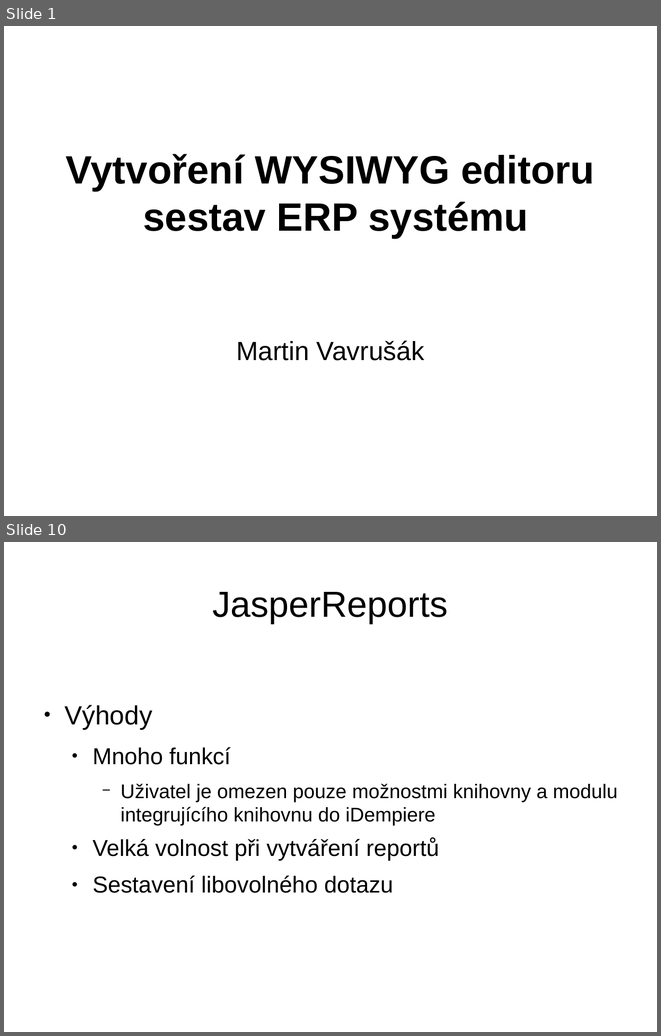
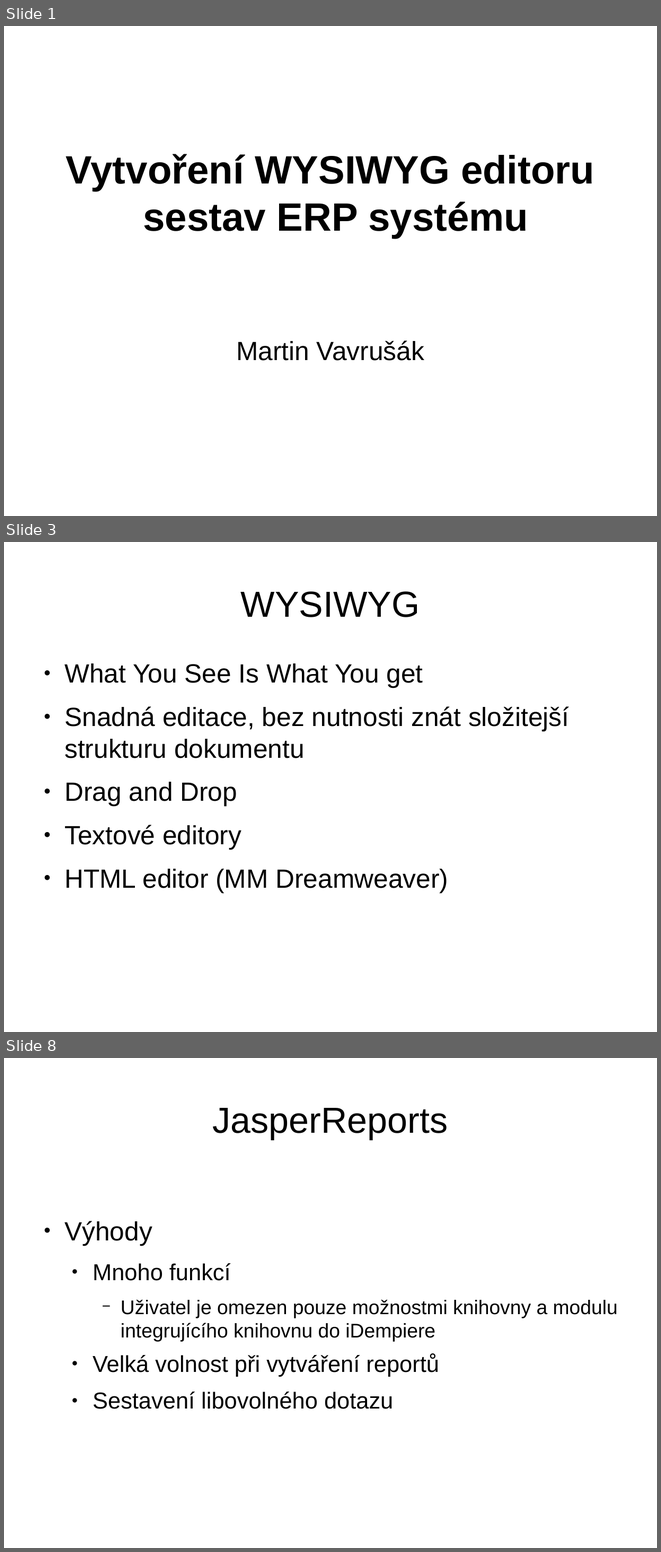
Before and after one commit to martin-vavrusak/mgr_statnice, a slide deck: !prezentace/vavrusak_WYSIVYG.odp. Shown one above the other, each under a label of ours: slides 1 and 10 before the commit, slides 1, 3 and 8 after it; the slides between them are not shown. The pictures are 661x1036 and 661x1552 pixels, drawn with LibreOffice and Linux fonts; fonts in the diff are those of the drawing. Boxes give left, top, right and bottom in pixels: in the first picture for what was removed or moved away, otherwise in the second. Text is boxed around its words. In the diff, an @@ line names an element or a change of style, - is before the commit and + after.

```diff
--- a/!prezentace/vavrusak_WYSIVYG.odp
+++ b/!prezentace/vavrusak_WYSIVYG.odp
@@ slide 3 added at bbox=[4, 542, 657, 1032], background #FFFFFF @@
@@ title added at bbox=[241, 591, 420, 617], 44 pt, text #000000 @@
+WYSIWYG
@@ text added at bbox=[64, 663, 569, 892], 32 pt, text #000000 @@
+● What You See Is What You get
+● Snadná editace, bez nutnosti znát složitejší strukturu dokumentu
+● Drag and Drop
+● Textové editory
+● HTML editor (MM Dreamweaver)
@@ what was slide 10 is now slide 8 @@
```
Also in this commit, not shown: 8 slides changed, 5 other slides added, 12 slides removed.
